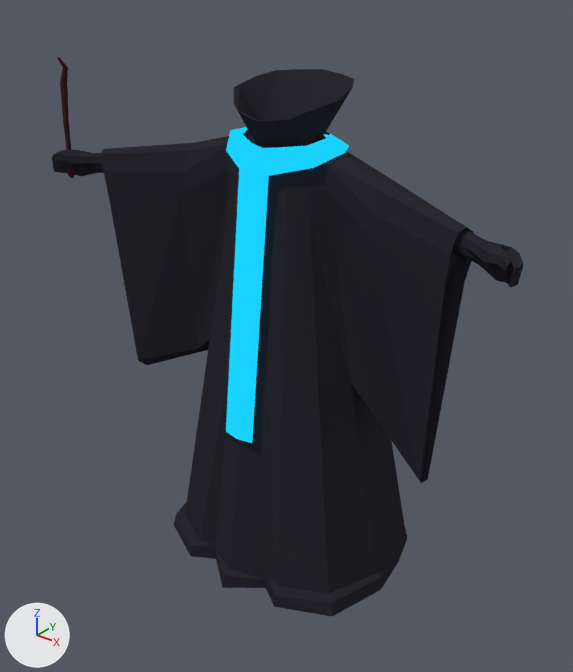
What one commit did to the Blender file MRlin/Assets/Team/Yufei/Models/3DCharacterDummySource_2.80.blend.
One viewpoint serves both versions: a camera (50 mm lens) standing at (1.53, -1.79, 2.04) and looking at (-0.02, 0.14, 0.84). Every picture has the same lights, and +X, +Y and +Z are marked at lower left.

The scene before the commit, as lines of its bpy script (objects in view):
```python
me_cube = bpy.data.meshes.new('Cube')
me_cube.from_pydata(...)  # 216 vertices, 198 faces; spans x 0.0..1.93, y -1.0..0.89, z 0.0..3.75
# faces by material slot: [174, 24]
me_cube.materials.append(mat_material)  # black #2b2a31
me_cube.materials.append(mat_material_001)  # cyan #1ad1ff
me_cube_001 = bpy.data.meshes.new('Cube.001')
me_cube_001.from_pydata(...)  # 32 vertices, 30 faces; spans x -0.35..0.35, y -0.29..0.55, z -1.73..7.28
me_cube_001.materials.append(mat_material_002)  # brown #412326
ob_magebody = bpy.data.objects.new('MageBody', me_cube)
ob_magebody.location = (0.002, 0.2, 0.002)
ob_magebody.scale = (0.456, 0.456, 0.456)
_m = ob_magebody.modifiers.new('Mirror', 'MIRROR')
_m.use_clip = True
ob_wand = bpy.data.objects.new('Wand', me_cube_001)
ob_wand.location = (-0.808, -0.092, 1.391)
ob_wand.scale = (0.0453, 0.0453, 0.0453)
```
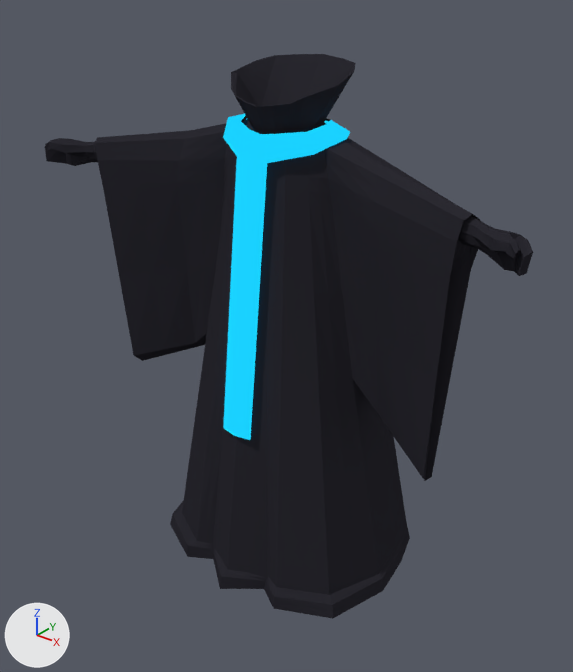
What differs and where, as boxes (x1, y1, x2, y2) in the pictures (573 x 672 px):
'MageBody', moved, rescaled: before (52, 69, 524, 617); after (45, 54, 533, 619)
'Wand', hidden (brown): before (57, 57, 75, 178)

Edits to the bpy script that builds the scene:
```text
Change ob_magebody:
    ob_magebody.location: (0.002, 0.2, 0.002) -> (0.001, 0.2, 0.004)
    ob_magebody.scale: (0.456, 0.456, 0.456) -> (0.467, 0.467, 0.467)
Change ob_wand:
    add ob_wand.hide_set(True)
```
